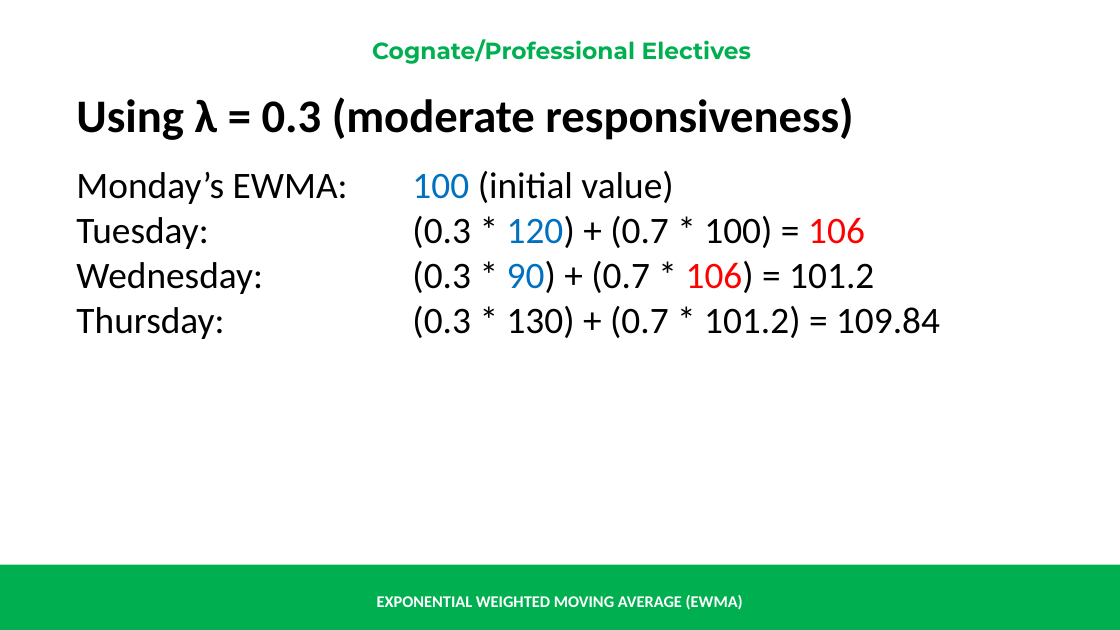
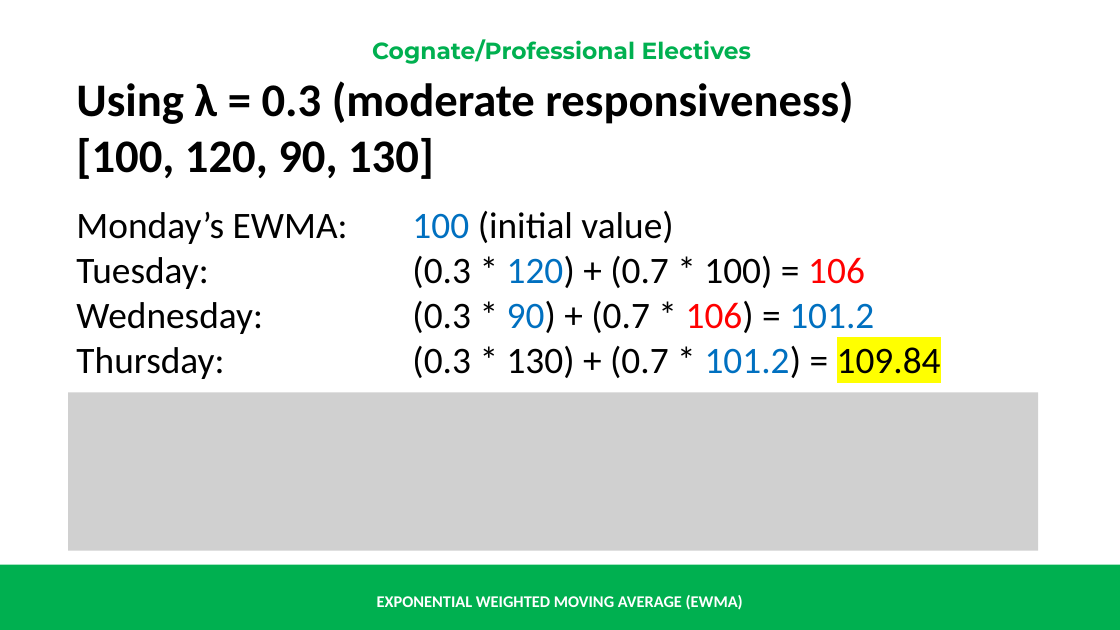
Before and after one commit to renatomaaliw3/public_files, a slide deck: slide 14 of CPE Electives (1 - 3)/01. Lectures Notebook/000. Presentations & Text Books/01. Presentation Slides/06.6 EWMA.pptx. Drawn at 1120x630 pixels with LibreOffice and Linux fonts; fonts in the diff are those of the drawing; grey boxes stand for pictures. Boxes give left, top, right and bottom in pixels: in the first picture for what was removed or moved away, otherwise in the second. Text is boxed around its words. In the diff, an @@ line names an element or a change of style, - is before the commit and + after.

```diff
--- a/CPE Electives (1 - 3)/01. Lectures Notebook/000. Presentations & Text Books/01. Presentation Slides/06.6 EWMA.pptx
+++ b/CPE Electives (1 - 3)/01. Lectures Notebook/000. Presentations & Text Books/01. Presentation Slides/06.6 EWMA.pptx
@@ text "Using λ = 0.3 (moderate ...": place and size @@
-text "Using λ = 0.3 (moderate ..." at <box>76,97,940,338</box>
+text "Using λ = 0.3 (moderate ..." at <box>76,81,941,378</box>
@@ text at <box>76,138,434,179</box>: paragraph added @@
+[100, 120, 90, 130]
@@ text at <box>412,301,941,378</box>: text colour #000000 to #0070C0 in "101.2", "101.2)"; highlight none to #FFFF00 in "109.84" @@
@@ picture added at <box>68,392,1038,550</box> @@
```
Also in this commit, not shown: 1 other slide changed, 8 slides added, 16 other files.
